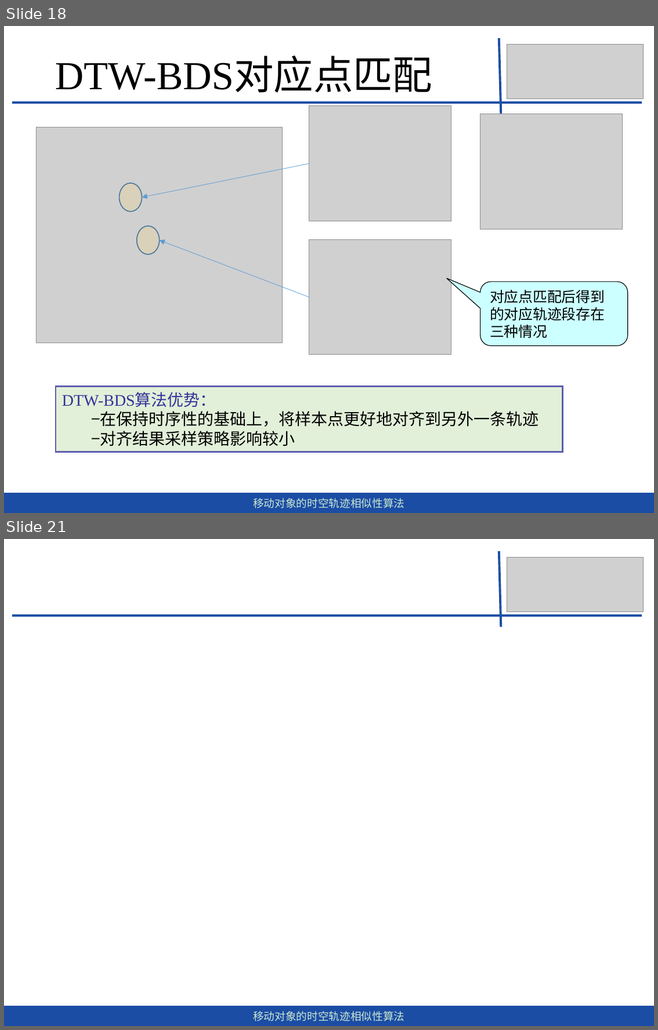
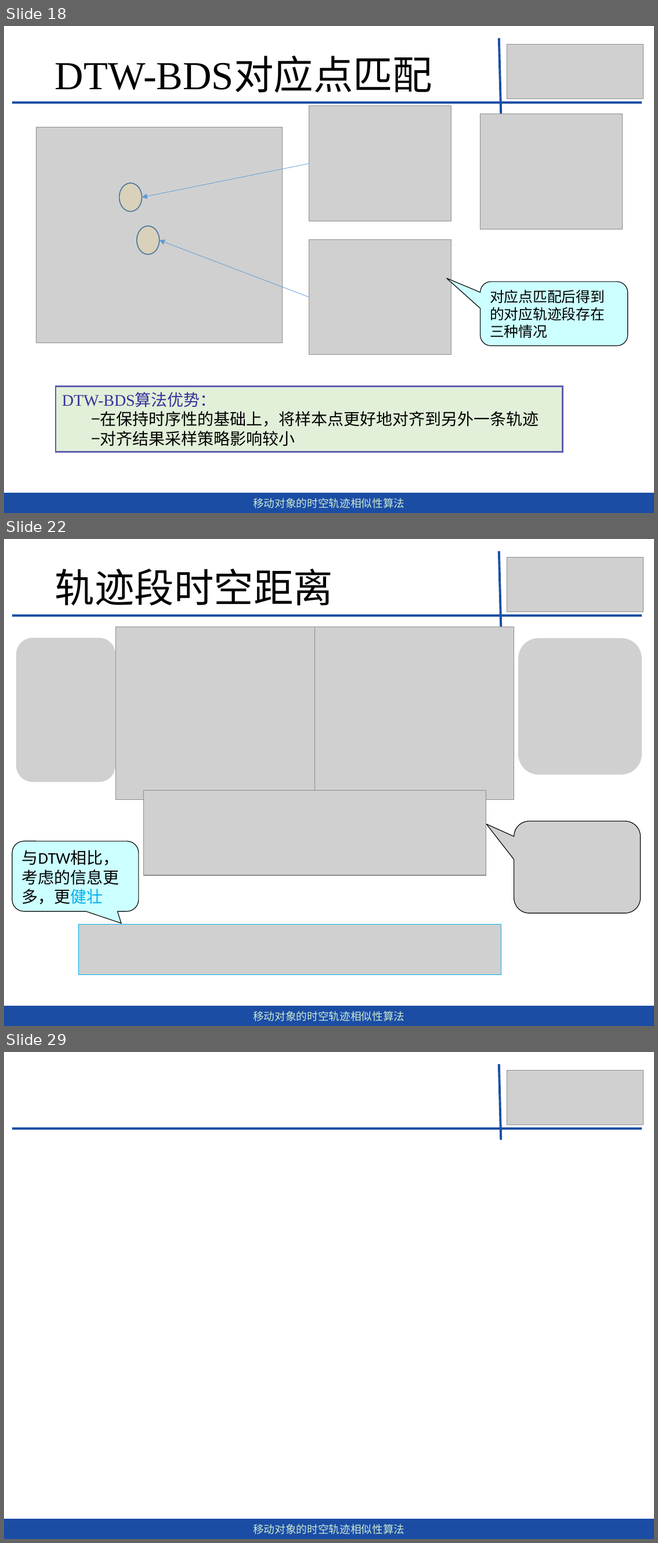
Before and after one commit to dingguangwei/biyelunwen, a slide deck: 答辩——毕设.pptx. Shown one above the other, each under a label of ours: slides 18 and 21 before the commit, slides 18, 22 and 29 after it; the slides between them are not shown. The pictures are 658x1030 and 658x1543 pixels, drawn with LibreOffice and Linux fonts; fonts in the diff are those of the drawing; grey boxes stand for pictures. Boxes give left, top, right and bottom in pixels: in the first picture for what was removed or moved away, otherwise in the second. Text is boxed around its words. In the diff, an @@ line names an element or a change of style, - is before the commit and + after.

```diff
--- a/答辩——毕设.pptx
+++ b/答辩——毕设.pptx
@@ slide 22 added at <box>4,539,654,1026</box>, background #CCE8CF @@
@@ line added from (498, 551) to (501, 627), #1E50A6 2.5 pt @@
@@ text added at <box>55,569,333,606</box>, 44 pt, text #000000 @@
+轨迹段时空距离
@@ picture added at <box>507,558,643,613</box> @@
@@ line added from (12, 616) to (641, 616), #1E50A6 2.5 pt @@
@@ picture added at <box>16,638,116,782</box> @@
@@ picture added at <box>116,627,314,799</box> @@
@@ picture added at <box>314,627,513,799</box> @@
@@ picture added at <box>518,638,641,775</box> @@
@@ picture added at <box>143,790,485,875</box> @@
@@ picture added at <box>514,821,641,914</box> @@
@@ rounded speech box added at <box>12,841,139,911</box>, fill #CCFFFF, outline #000000 0.75 pt, 18 pt, text #000000 @@
+与DTW相比，考虑的信息更多，更健壮
@@ picture added at <box>79,925,500,976</box> @@
@@ rectangle added at <box>4,1006,654,1026</box>, fill #1B4DA5, 12 pt, text #CCE8CF @@
+移动对象的时空轨迹相似性算法
@@ what was slide 21 is now slide 29 @@
```
Also in this commit, not shown: 5 slides changed, 4 other slides added, 1 other file.
